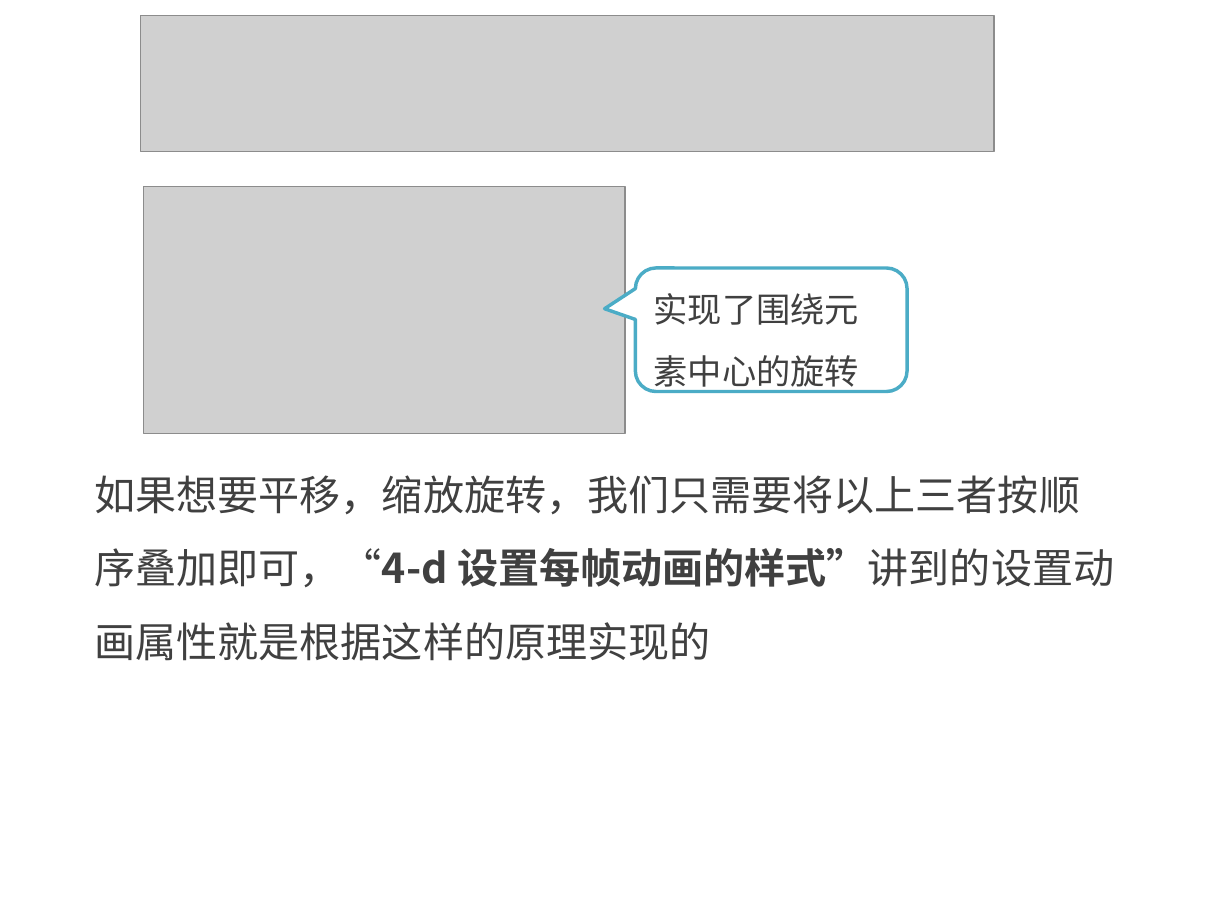
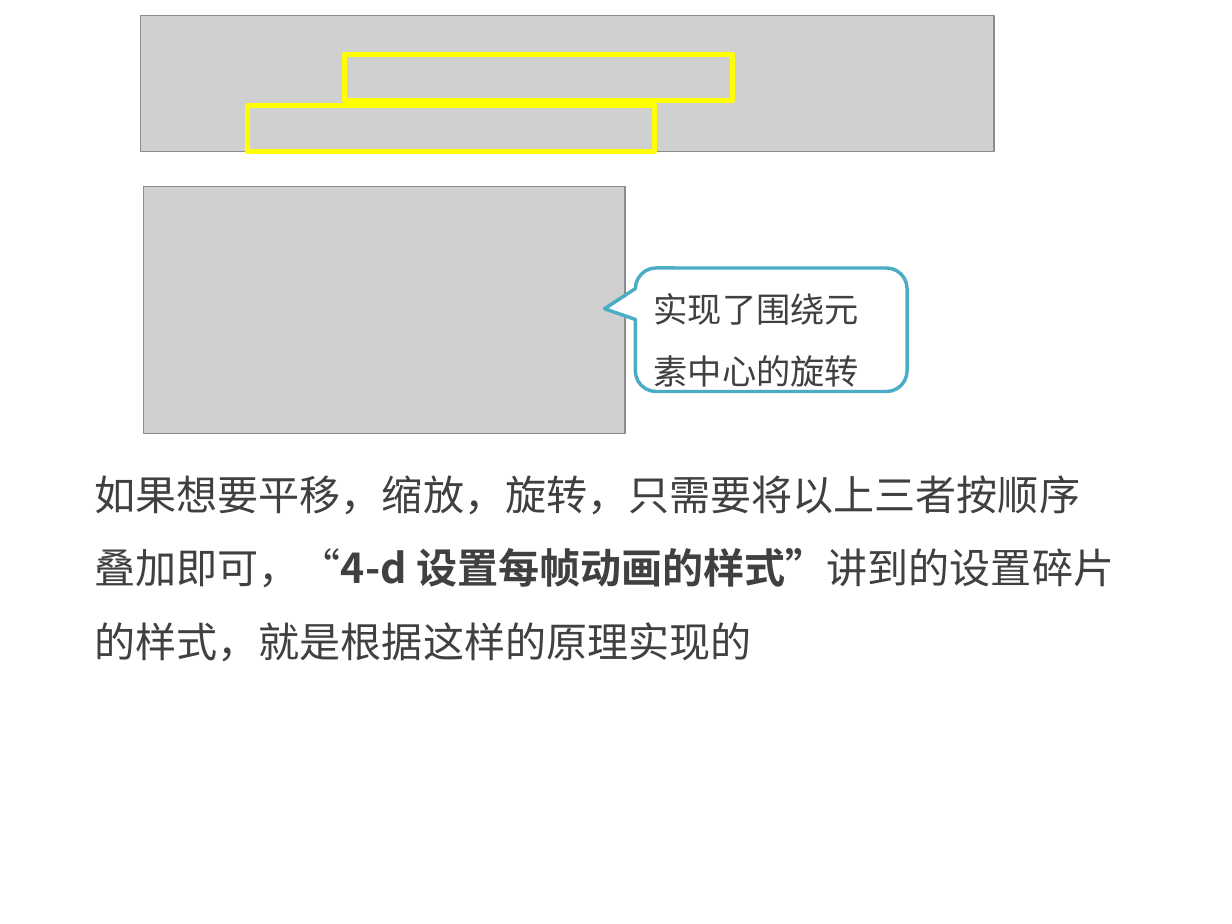
Before and after one commit to kong66/webAni, a slide deck: slide 26 of 20-svg-explode/20.pptx. Drawn at 1232x924 pixels with LibreOffice and Linux fonts; fonts in the diff are those of the drawing; grey boxes stand for pictures. Boxes give left, top, right and bottom in pixels: in the first picture for what was removed or moved away, otherwise in the second. Text is boxed around its words. In the diff, an @@ line names an element or a change of style, - is before the commit and + after.

```diff
--- a/20-svg-explode/20.pptx
+++ b/20-svg-explode/20.pptx
@@ rectangle added at [345,54,733,100], outline #FFFF00 3 pt @@
@@ rectangle added at [248,106,655,152], outline #FFFF00 3 pt @@
@@ text at [94,475,1114,661]: text changed @@
-如果想要平移，缩放旋转，我们只需要将以上三者按顺序叠加即可，“4-d 设置每帧动画的样式”讲到的设置动画属性就是根据这样的原理实现的
+如果想要平移，缩放，旋转，只需要将以上三者按顺序叠加即可，“4-d 设置每帧动画的样式”讲到的设置碎片的样式，就是根据这样的原理实现的
```
Also in this commit, not shown: 30 other slides changed, 1 slide added, 3 other files.
